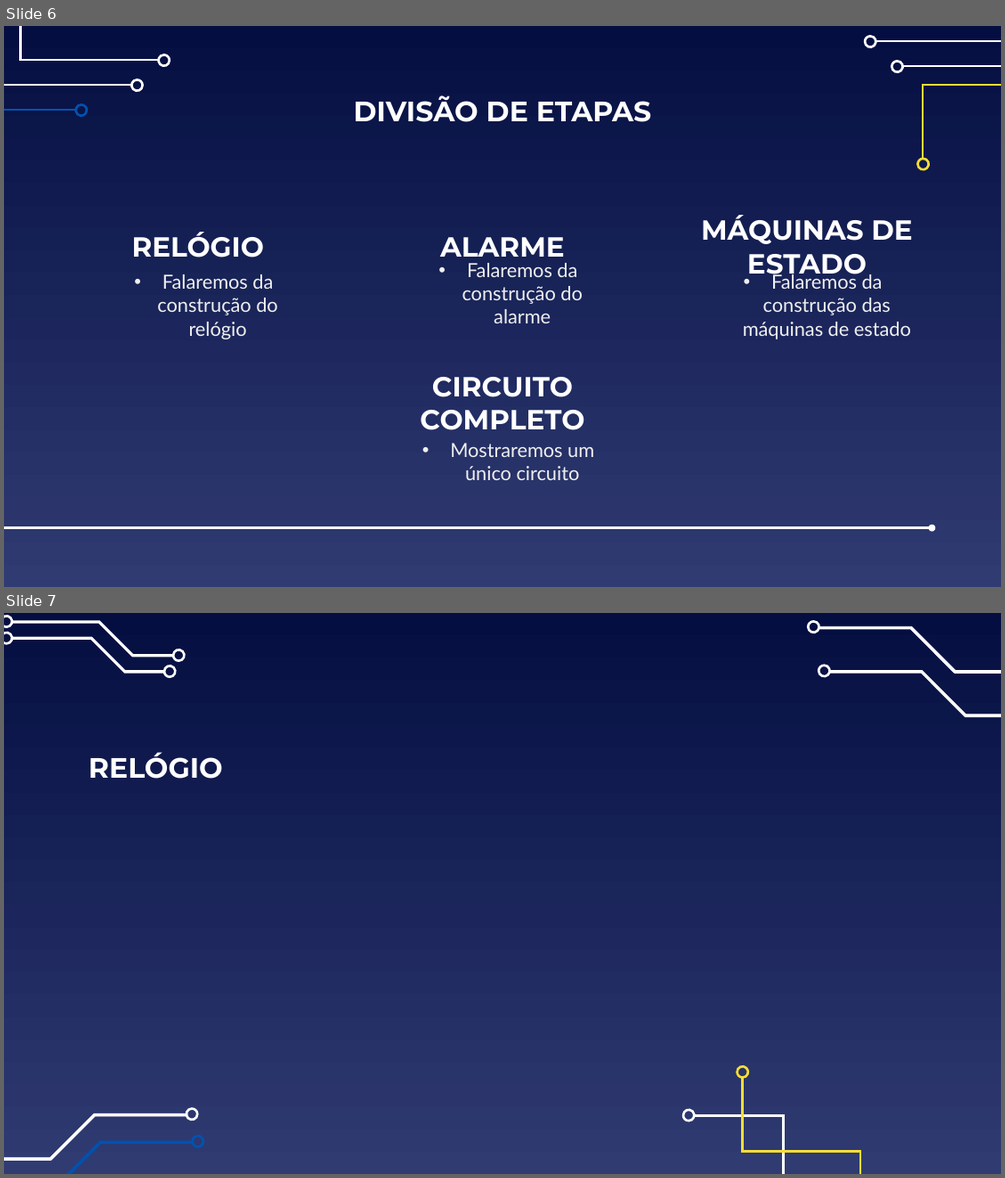
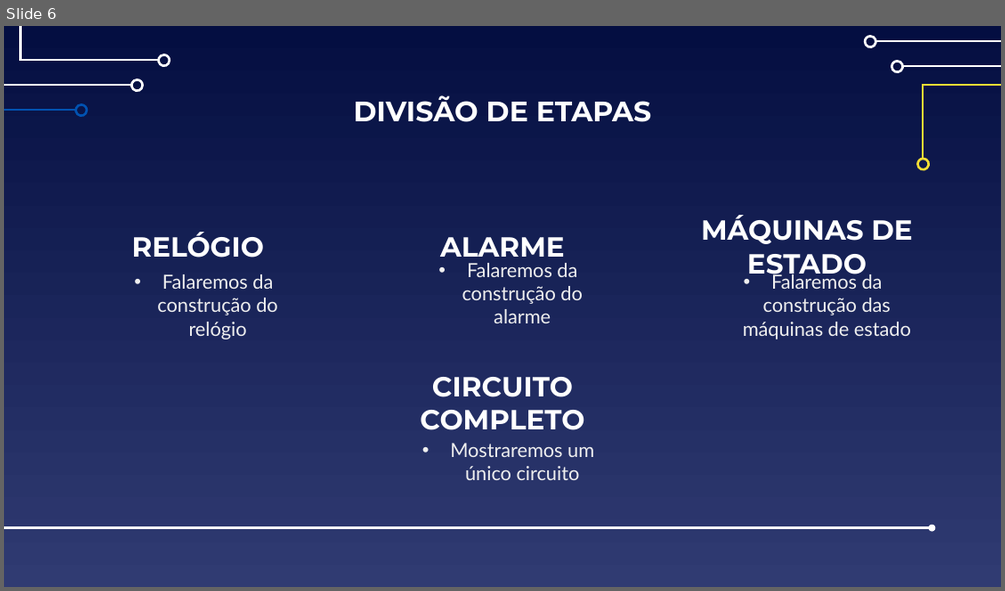
Before and after one commit to IgorTorquatto/Circuitos_Digitais, a slide deck: Trabalho_2_Circuitos_Digitais/TRABALHO.pptx. Shown one above the other, each under a label of ours: slides 6 and 7 before the commit, slide 6 after it. The pictures are 1005x1178 and 1005x591 pixels, drawn with LibreOffice and Linux fonts; fonts in the diff are those of the drawing. Boxes give left, top, right and bottom in pixels: in the first picture for what was removed or moved away, otherwise in the second. Text is boxed around its words. In the diff, an @@ line names an element or a change of style, - is before the commit and + after.

```diff
--- a/Trabalho_2_Circuitos_Digitais/TRABALHO.pptx
+++ b/Trabalho_2_Circuitos_Digitais/TRABALHO.pptx
@@ slide 7 removed at [4,613,1001,1174], background gradient #040E41 to #303B72 @@
@@ group removed at [4,614,186,676]: 6 freeform shapes @@
@@ freeform shape removed at [808,621,821,634] @@
@@ freeform shape removed at [818,626,1001,673] @@
@@ freeform shape removed at [819,666,832,678] @@
@@ freeform shape removed at [829,671,1001,717] @@
@@ title removed at [89,752,223,779] @@
-RELÓGIO
@@ freeform shape removed at [736,1064,750,1078] @@
@@ freeform shape removed at [742,1078,860,1174] @@
@@ freeform shape removed at [4,1113,187,1159] @@
@@ freeform shape removed at [184,1109,197,1121] @@
@@ freeform shape removed at [683,1108,696,1121] @@
@@ freeform shape removed at [695,1116,784,1174] @@
@@ freeform shape removed at [4,1141,194,1174] @@
@@ freeform shape removed at [190,1135,202,1149] @@
```
Also in this commit, not shown: 3 slides added, 3 other files.
